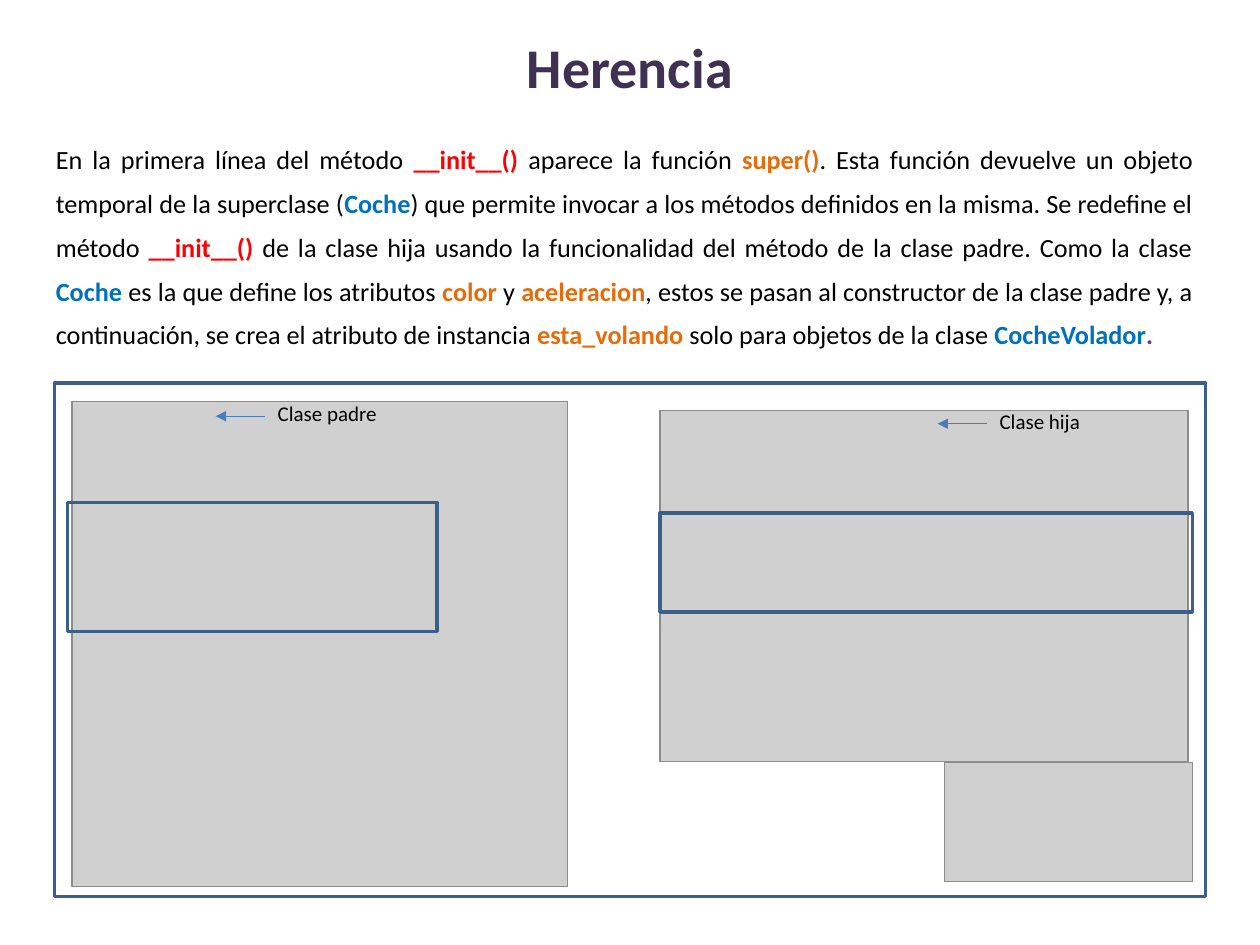
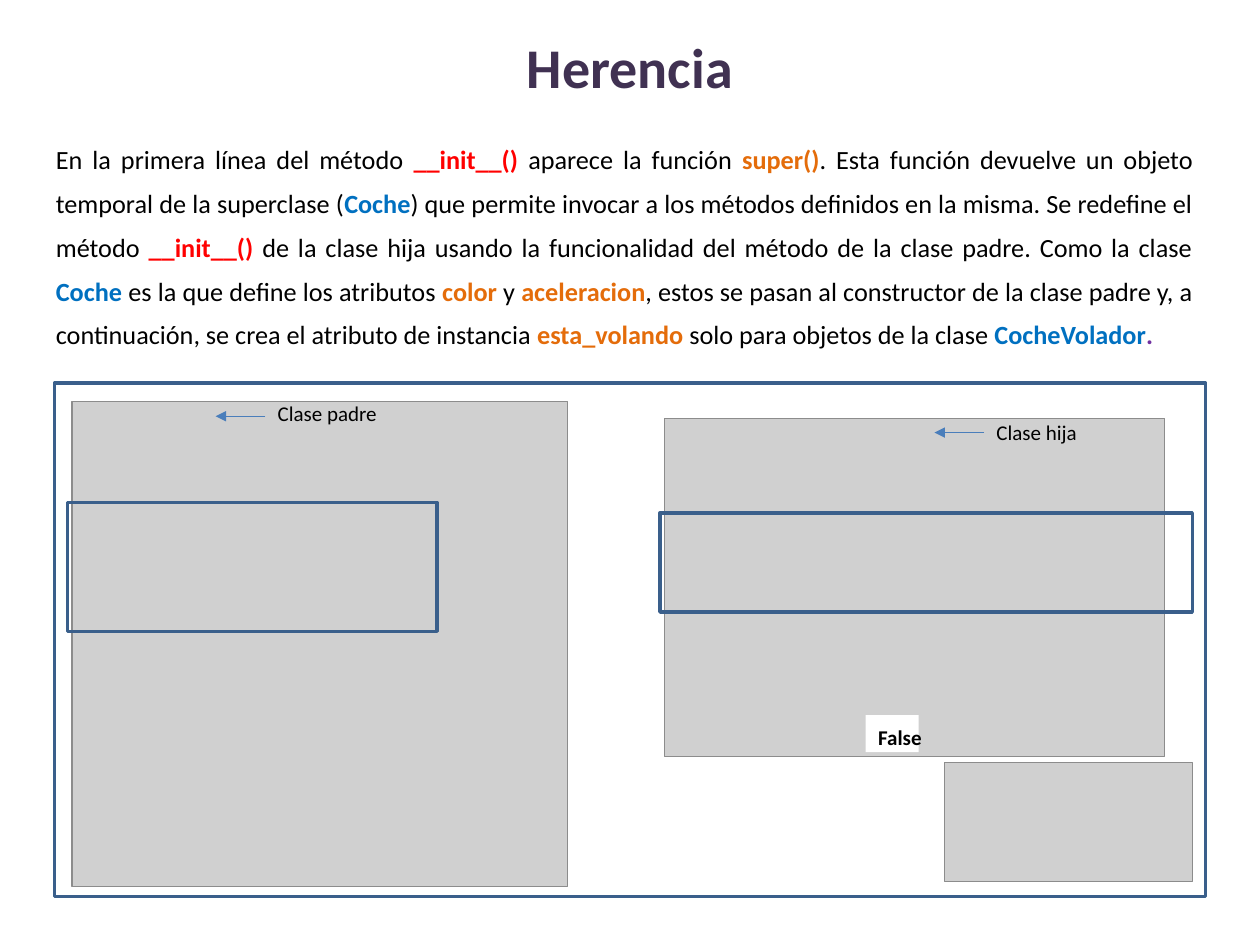
Before and after one commit to lizetheP/Analitica, a slide deck: slide 16 of Calendario2023/presentaciones/16_POO_Herencia.pptx. Drawn at 1260x945 pixels with LibreOffice and Linux fonts; fonts in the diff are those of the drawing; grey boxes stand for pictures. Boxes give left, top, right and bottom in pixels: in the first picture for what was removed or moved away, otherwise in the second. Text is boxed around its words. In the diff, an @@ line names an element or a change of style, - is before the commit and + after.

```diff
--- a/Calendario2023/presentaciones/16_POO_Herencia.pptx
+++ b/Calendario2023/presentaciones/16_POO_Herencia.pptx
@@ picture: place and size @@
-picture at <box>660,411,1188,762</box>
+picture at <box>664,418,1164,756</box>
@@ text "Clase hija": place and size @@
-text "Clase hija" at <box>1000,414,1080,433</box>
+text "Clase hija" at <box>996,425,1077,444</box>
@@ arrow moved from (987, 423) - (937, 423) to (984, 432) - (935, 432) @@
@@ rectangle added at <box>866,714,919,751</box>, fill #FFFFFF @@
@@ text added at <box>878,727,921,751</box>, 12 pt, text #000000, bold @@
+False
```
Also in this commit, not shown: 8 other slides changed, 10 other files.
